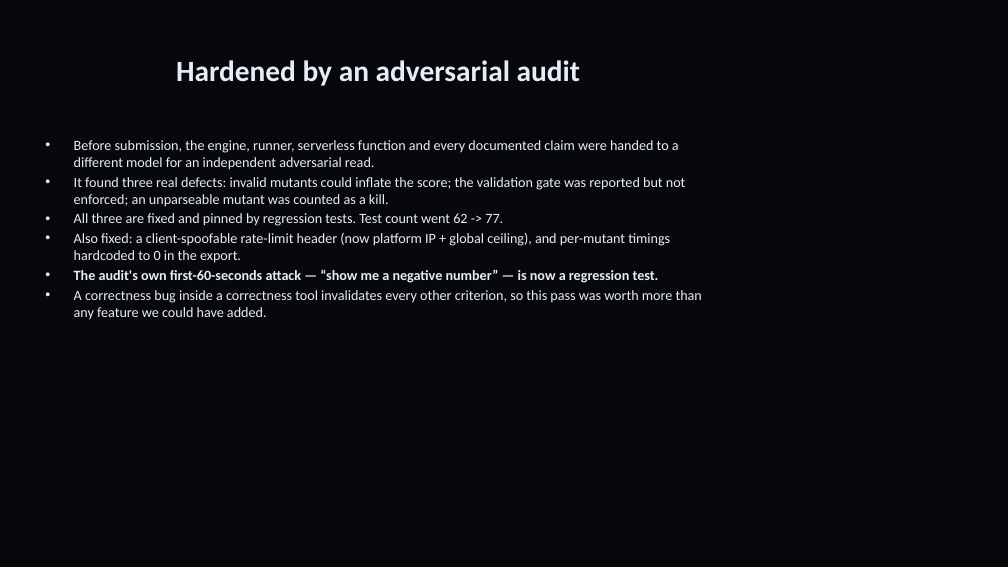
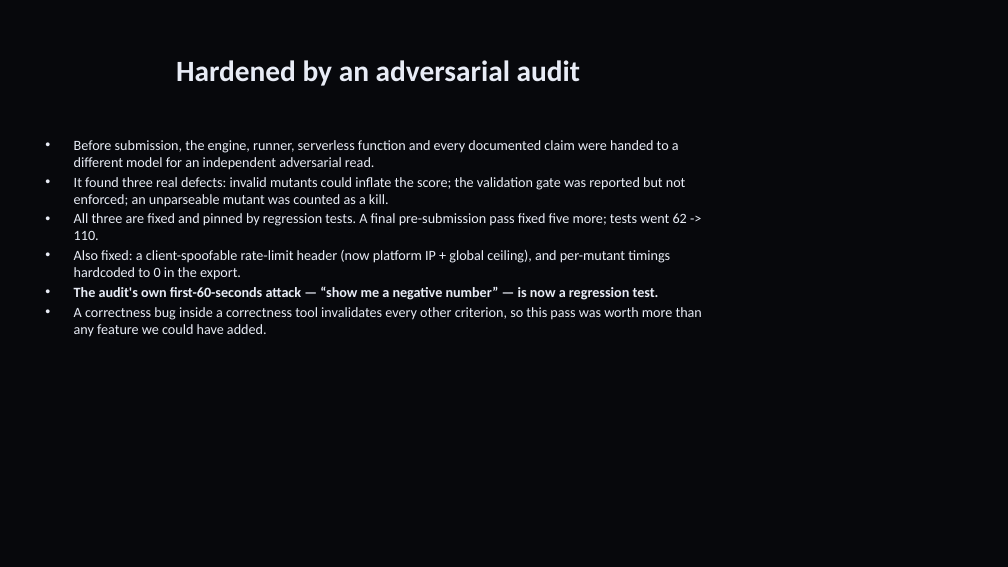
Before and after one commit to sgoel2be24-cyber/mutant, a slide deck: slide 10 of deck/Mutant-HackDevengers2.pptx. Drawn at 1008x567 pixels with LibreOffice and Linux fonts; fonts in the diff are those of the drawing. Boxes give left, top, right and bottom in pixels: in the first picture for what was removed or moved away, otherwise in the second. Text is boxed around its words. In the diff, an @@ line names an element or a change of style, - is before the commit and + after.

Commit message:
docs+deck: reframe around 'who checks AI-written tests?', surface the verified Kill-this-mutant loop, update demo steps and test counts (110)

```diff
--- a/deck/Mutant-HackDevengers2.pptx
+++ b/deck/Mutant-HackDevengers2.pptx
@@ text at <box>74,213,687,240</box>: text changed @@
-• All three are fixed and pinned by regression tests. Test count went 62 -> 77.
+• All three are fixed and pinned by regression tests. A final pre-submission pass fixed five more; tests went 62 -> 110.
```
Also in this commit, not shown: 6 other slides changed, 1 other file.
